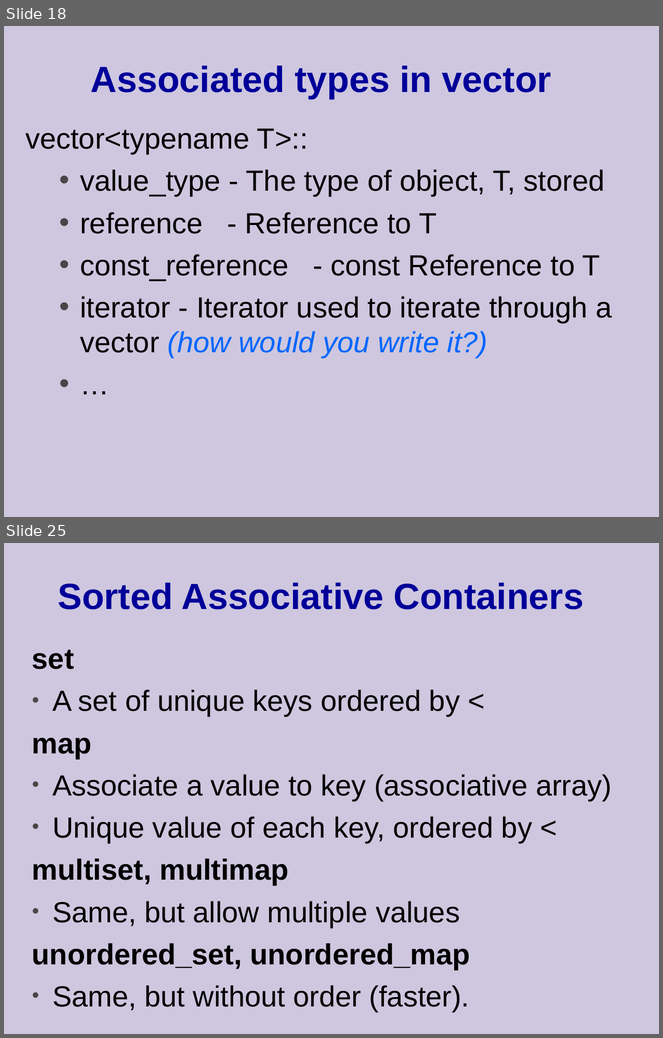
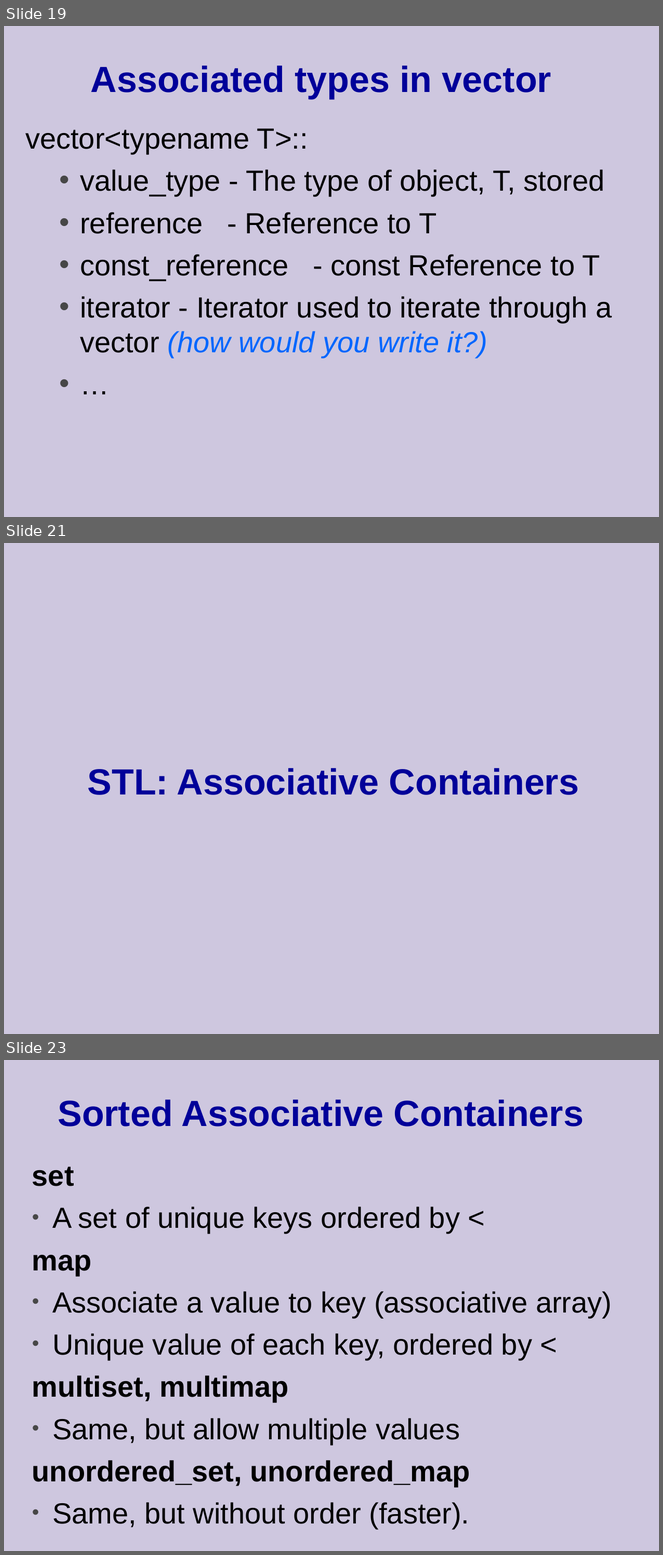
Before and after one commit to cpp-at-ariel/cpp-5779, a slide deck: 10-stl-containers/slides.odp. Shown one above the other, each under a label of ours: slides 18 and 25 before the commit, slides 19, 21 and 23 after it; the slides between them are not shown. The pictures are 663x1038 and 663x1555 pixels, drawn with LibreOffice and Linux fonts; fonts in the diff are those of the drawing. Boxes give left, top, right and bottom in pixels: in the first picture for what was removed or moved away, otherwise in the second. Text is boxed around its words. In the diff, an @@ line names an element or a change of style, - is before the commit and + after.

```diff
--- a/10-stl-containers/slides.odp
+++ b/10-stl-containers/slides.odp
@@ slide 21 added at (x1=4, y1=543, x2=659, y2=1034), background #CEC7DF @@
@@ title added at (x1=88, y1=768, x2=579, y2=795), 40 pt, text #000099, bold @@
+STL: Associative Containers
@@ what was slide 18 is now slide 19 @@
@@ what was slide 25 is now slide 23 @@
```
Also in this commit, not shown: 12 slides changed, 2 other slides added, 5 slides removed, 11 other files.
